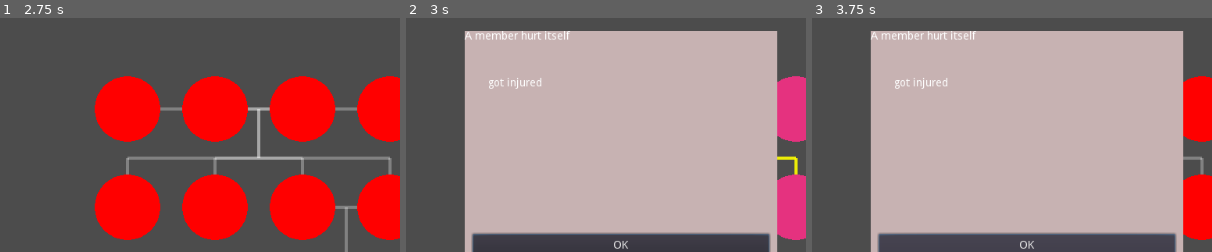
Above: before the commit, frames 1-3 (left to right).
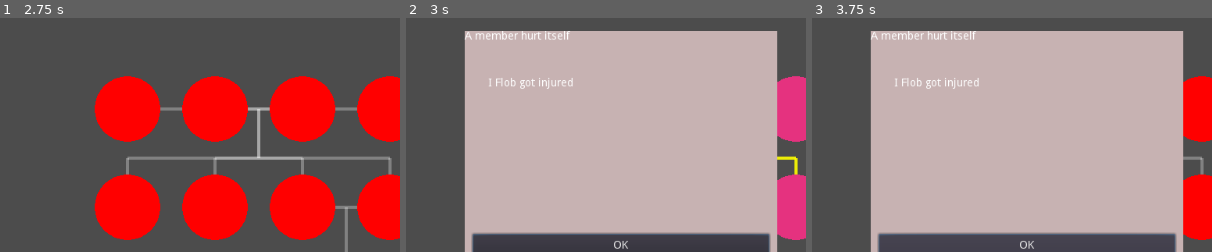
Above: after the commit, the same moments.

Repository: pmoco/GGJ23-FlipFlop_Gene
Game: Godot game, scene res://scenes/test.tscn
Two runs of this game, one before a commit and one after it. Both use one fixed random seed, a clock stepped at 60 frames per second and the inputs below.
Inputs (mouse positions are % of the whole screen's width and height, from its top left):
- Up to frame 1 (2.75 s): click "Next" at 0.5 s; click "Next" at 1.25 s; click "Next" at 2 s
- Up to frame 2 (3 s): tap Enter at 2.75 s; move the mouse to (72, 45) at 2.77 s; click (72, 45) at 2.92 s
- Up to frame 3 (3.75 s): click "OK" at 3.5 s
The pictures show only the part of the screen within x 23-73%, y 22-72%; the shares and areas given below are measured in that part.

Frame 1 is identical in both runs. In frame 2, 0.3% of the frame differs, in the area x 20-42%, y 25-31%; in frame 3, 0.3%.

Commit message:
Update Events

Diff:
--- a/project.godot
+++ b/project.godot
@@ -120,6 +120,10 @@
 run/main_scene="res://scenes/test.tscn"
 config/icon="res://icon.png"
 
+[display]
+
+window/dpi/allow_hidpi=true
+
 [gui]
 
 common/drop_mouse_on_gui_input_disabled=true
--- a/scripts/Events/DiedEvent.gd
+++ b/scripts/Events/DiedEvent.gd
@@ -5,24 +5,22 @@
 	var age_number = randi() % 100
 	var age
 	if(age_number <30):
-		age = "child"
-	elif(30 <= age_number <50):
-		age = "adult"
+		age = Character.AGE.CHILD
+	elif(30 <= age_number and  age_number<50):
+		age = Character.AGE.ADULT
 	elif(50 <= age_number):
-		age = "elder"
-
+		age = Character.AGE.ELDER
+	var list_characters = scene.graph_holder.get_characters_by_age (age)
+	var character_to_kill: Character = list_characters[randi() % list_characters.size()] # TODO select random
+	if(!character_to_kill.is_alive):
+		return
 	self.title = "Someone Died!"
-	self.text = "Prepare the funeral "+"namehere"+" just died"
+	self.text = "Prepare the funeral "+character_to_kill.first_name+" " +character_to_kill.last_name+ "just died"
 
 	scene.peopleCount = scene.peopleCount -1
 
 	self.eventName =  "ThisisaDeathEvent"
 	self.photoPath = "//"
-
-	var alive_characters : Array = scene.graph_holder.get_alive_characters()
-	if alive_characters.size() == 0:
-		return
-	var character_to_kill: Character = alive_characters[0] # TODO select random
 
 	character_to_kill.is_alive = false
 #	scene.graph_holder
--- a/scripts/Events/ExtrafoodEvent.gd
+++ b/scripts/Events/ExtrafoodEvent.gd
@@ -3,9 +3,13 @@
 
 func triggerEvent(scene) :
 	#get random character
+	var list_characters : Array = scene.graph_holder.get_alive_characters()
+	if list_characters.size() == 0:
+		return
+	var character: Character = list_characters[randi() % list_characters.size()] # TODO select random
 	self.title = "A member found extra food"
 
-	self.text = "name here"+" found a pile of food"
+	self.text = character.first_name+" " +character.last_name+ " found a pile of food"
 
 	scene.food = scene.food +5
 
--- /dev/null
+++ b/scripts/Events/MarryEvent.gd
@@ -0,0 +1,16 @@
+extends Node
+
+
+# Declare member variables here. Examples:
+# var a = 2
+# var b = "text"
+
+
+# Called when the node enters the scene tree for the first time.
+func _ready():
+	pass # Replace with function body.
+
+
+# Called every frame. 'delta' is the elapsed time since the previous frame.
+#func _process(delta):
+#	pass
--- a/scripts/Events/SickEvent.gd
+++ b/scripts/Events/SickEvent.gd
@@ -4,15 +4,19 @@
 	var age_number = randi() % 100
 	var age
 	if(age_number <30):
-		age = "child"
+		age = Character.AGE.CHILD
 	elif(30 <= age_number and  age_number<50):
-		age = "adult"
+		age = Character.AGE.ADULT
 	elif(50 <= age_number):
-		age = "elder"
+		age = Character.AGE.ELDER
+	var list_characters = scene.graph_holder.get_characters_by_age (age)
+	var character_to_kill: Character = list_characters[randi() % list_characters.size()] # TODO select random
+	if(!character_to_kill.is_alive):
+		return
 
 	#get character
 	self.title = "Sickness in the family"
-	self.text = ""+"got sick"
+	self.text = character_to_kill.first_name+" " +character_to_kill.last_name+ " got sick"
 
 	self.eventName =  "ThisisaSickEvent"
 	self.photoPath = "//"
--- a/scripts/Events/StrangerFoundEvent.gd
+++ b/scripts/Events/StrangerFoundEvent.gd
@@ -1,6 +1,6 @@
 class_name StrangerFound  extends Event
 
-var possible_names = ["Billy" ,  "Jilly", "skasd"]
+var possible_names = ["Billy" ,  "Jilly", "skasd", "filly", "Gilly"]
 
 
 func triggerEvent(scene) :
--- a/scripts/Events/WoundedEvent.gd
+++ b/scripts/Events/WoundedEvent.gd
@@ -4,15 +4,19 @@
 	var age_number = randi() % 100
 	var age
 	if(age_number <20):
-		age = "child"
+		age = Character.AGE.CHILD
 	elif(20 <= age_number and  age_number<70):
-		age = "adult"
+		age = Character.AGE.ADULT
 	elif(70 <= age_number):
-		age = "elder"
+		age = Character.AGE.ELDER
+	var list_characters = scene.graph_holder.get_characters_by_age (age)
+	var character_to_kill: Character = list_characters[randi() % list_characters.size()] # TODO select random
+	if(!character_to_kill.is_alive):
+		return
 
 	#get character
 	self.title = "A member hurt itself"
-	self.text = ""+"got injured"
+	self.text = character_to_kill.first_name+" " +character_to_kill.last_name+ " got injured"
 
 	self.eventName =  "ThisisawoundedEvent"
 	self.photoPath = "//"
